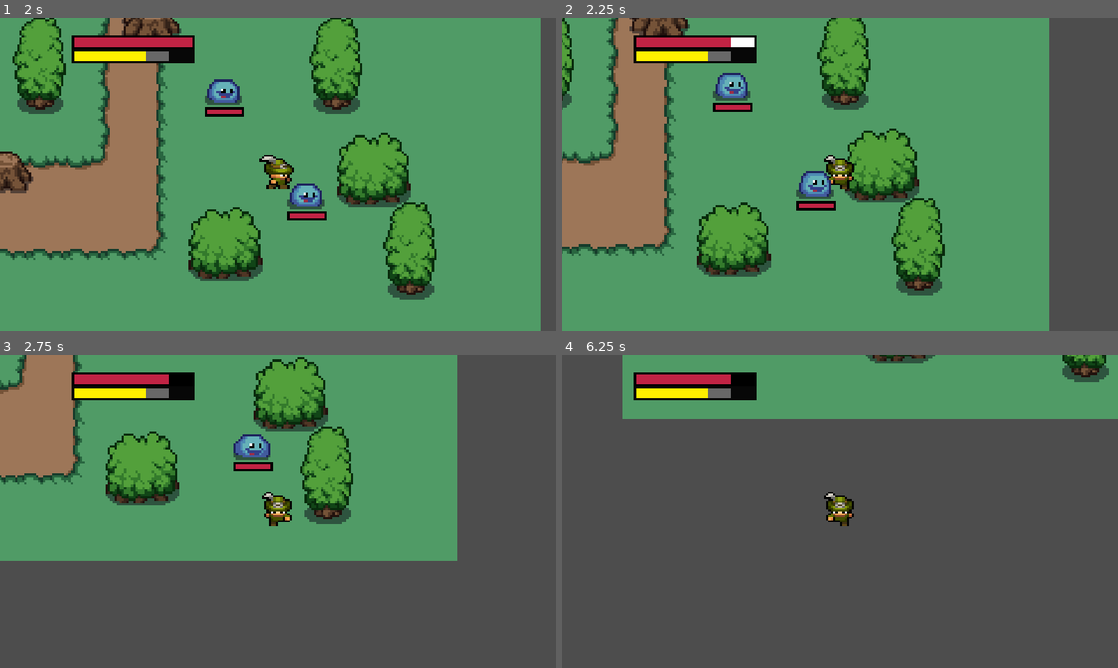
Above: before the commit, frames 1-4 (two rows, left to right).
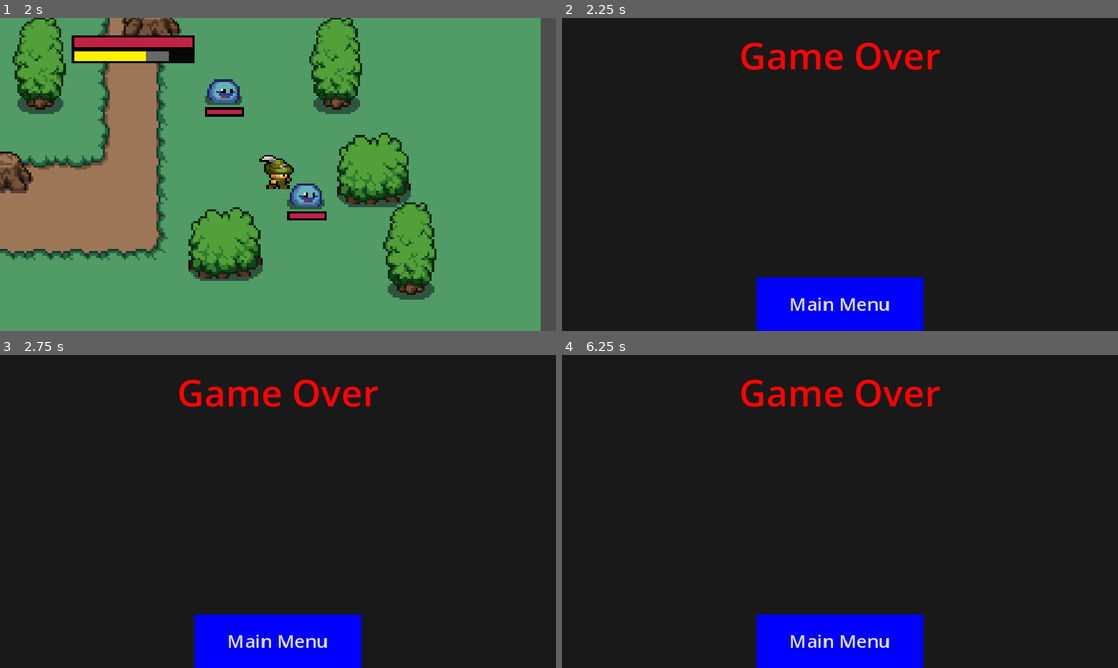
Above: after the commit, the same moments.

Repository: AGuylol/Tt6l-8
Game: Godot game, scene res://scenes/Menu_Spare.tscn
The game is run twice, just before and just after one commit, with the same random seed, the same clock (stepped at 60 frames per second) and the same inputs.
Inputs (mouse positions are in pixels of both pictures, inside the frame that each line leads up to):
- Up to frame 1 (2 s): click "Start" at 0.5 s; move the mouse to (400, 158) at 1.27 s; hold D (right) from 1.28 s (still down); click (400, 158) at 1.35 s
- Up to frame 2 (2.25 s): move the mouse to (728, 190) at 2.02 s; release D (right) at 2.03 s; hold S (down) from 2.03 s (still down); click (728, 190) at 2.1 s
- Up to frame 3 (2.75 s): keep holding S (down)
- Up to frame 4 (6.25 s): move the mouse to (895, 442) at 2.77 s; release S (down) at 2.78 s; hold D (right) 2.78-3.53 s; click (895, 442) at 2.85 s; move the mouse to (812, 574) at 3.52 s; hold Up (ui_up) 3.53-4.28 s; click (812, 574) at 3.6 s; move the mouse to (1006, 558) at 4.27 s; hold A (left) 4.28-5.78 s; click (1006, 558) at 4.35 s; move the mouse to (673, 464) at 5.02 s; click (673, 464) at 5.1 s; move the mouse to (867, 511) at 5.77 s; hold S (down) from 5.78 s (still down); click (867, 511) at 5.85 s

Frame 1 is identical in both runs. In frame 2, 98% of the frame differs, in the area x 0-100%, y 0-100%; in frame 3, 98%; in frame 4, 99%.

Commit message:
Update player.tscn

Diff:
--- a/scenes/player.tscn
+++ b/scenes/player.tscn
@@ -144,7 +144,7 @@
 func enemy_attack():
 	if enemy_inattack_range and enemy_attack_cooldown == true:
 		player_health = player_health - 20
-		enemy_attack_cooldown = false
+		enemy_attack_cooldown = true
 		$attack_cooldown.start()
 		print(player_health)
 		print(\"enemy attacked you\")
